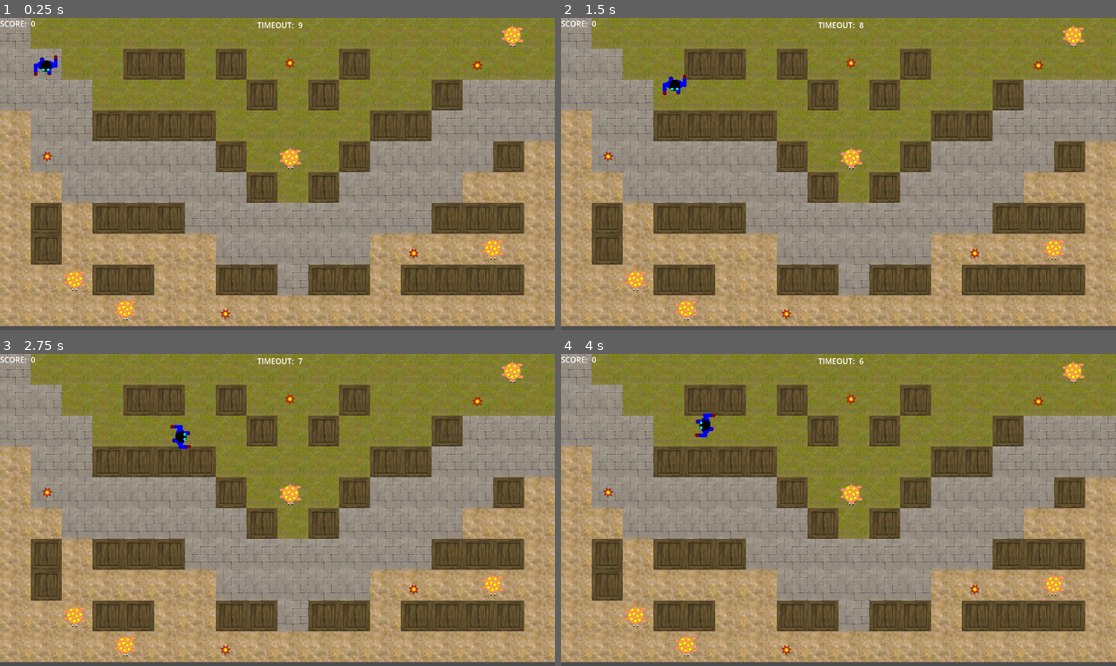
Above: before the commit, frames 1-4 (two rows, left to right).
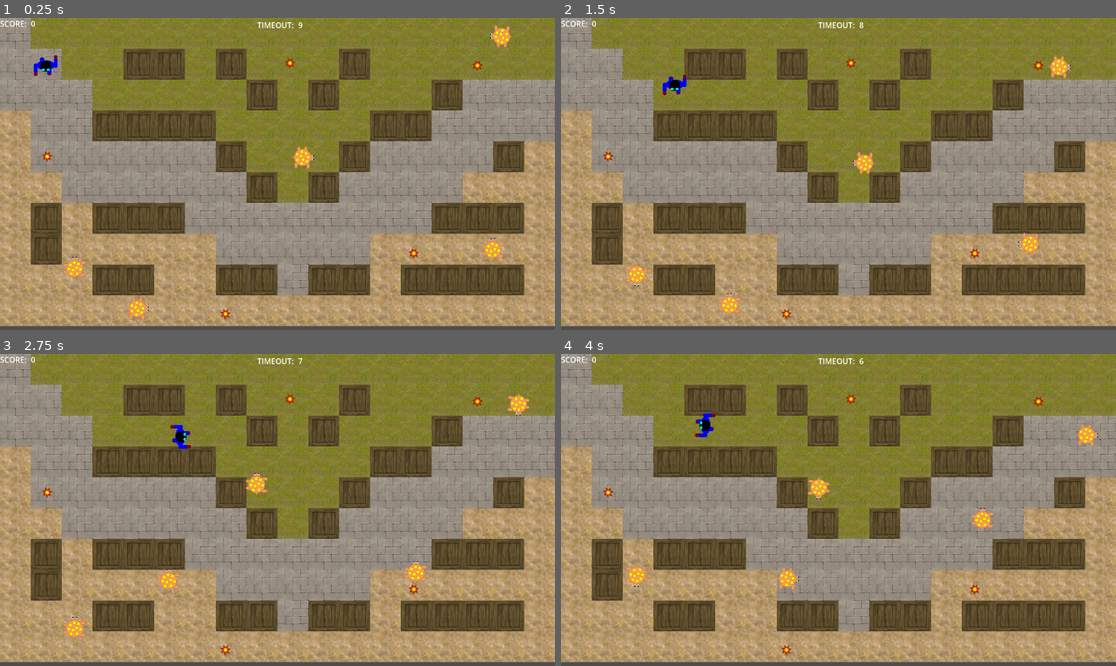
Above: after the commit, the same moments.

Repository: saulopz/badturtles
Game: Godot game, scene res://world.tscn
The game is run twice, just before and just after one commit, with the same random seed, the same clock (stepped at 60 frames per second) and the same inputs.
Inputs:
- Up to frame 1 (0.25 s): no input
- Up to frame 2 (1.5 s): hold Right (ui_right) 0.53-1.28 s; hold Down (ui_down) from 1.28 s (still down)
- Up to frame 3 (2.75 s): release Down (ui_down) at 2.03 s; hold Right (ui_right) from 2.03 s (still down)
- Up to frame 4 (4 s): release Right (ui_right) at 2.78 s; hold Up (ui_up) 2.78-3.53 s; hold Left (ui_left) from 3.53 s (still down)

The runs differ from the first frame. In frame 1, 1.2% of the frame differs, in the area x 11-95%, y 2-97%; in frame 2, 1.5%; in frame 3, 1.6%; in frame 4, 1.7%, in the area x 11-97%, y 2-97%.
Error before the commit: Parse Error: Identifier "screenSize" not declared in the current scope. (res://turtle.gd:72)

Commit message:
bugs

Diff:
--- a/turtle.gd
+++ b/turtle.gd
@@ -69,7 +69,7 @@
 		new_goal()
 
 	# Se ele encostar nas bordas irá mudar o trajeto
-	if position.x == screenSize.x - 25 or position.x == 25 or position.y == screenSize.y - 25 or position.y == 25:
+	if position.x == screensize.x - 25 or position.x == 25 or position.y == screensize.y - 25 or position.y == 25:
 		new_goal()
 
 # Funcao chamada quando der timeout no Timer
